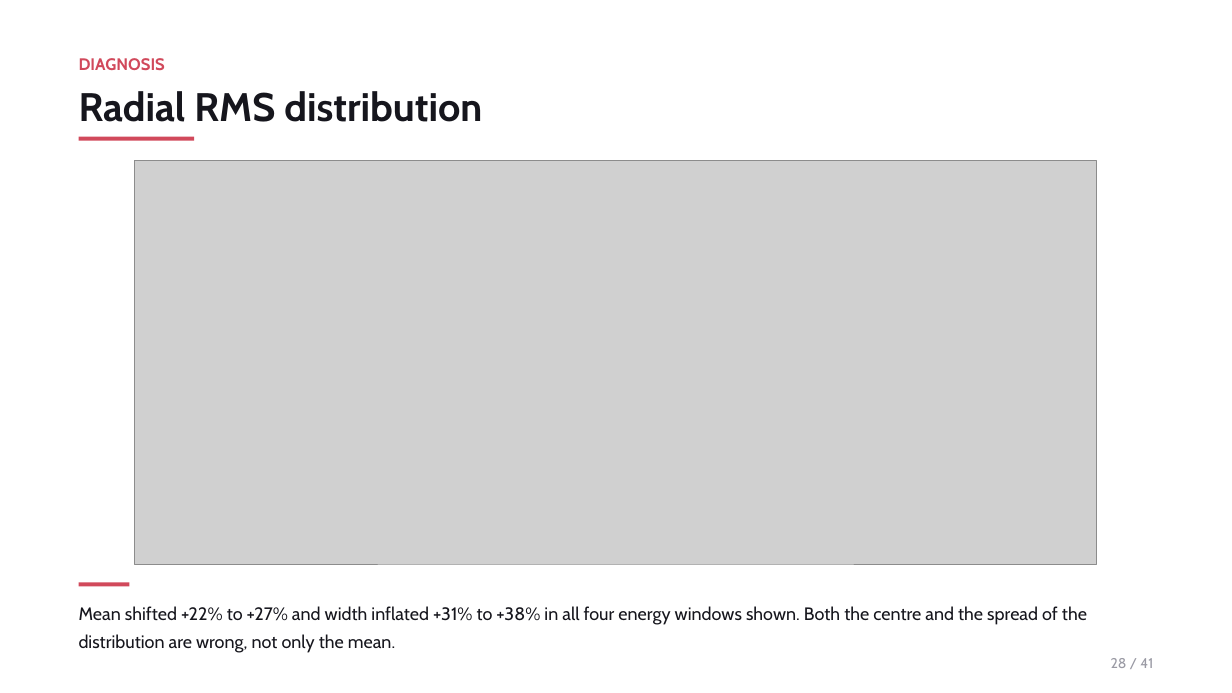
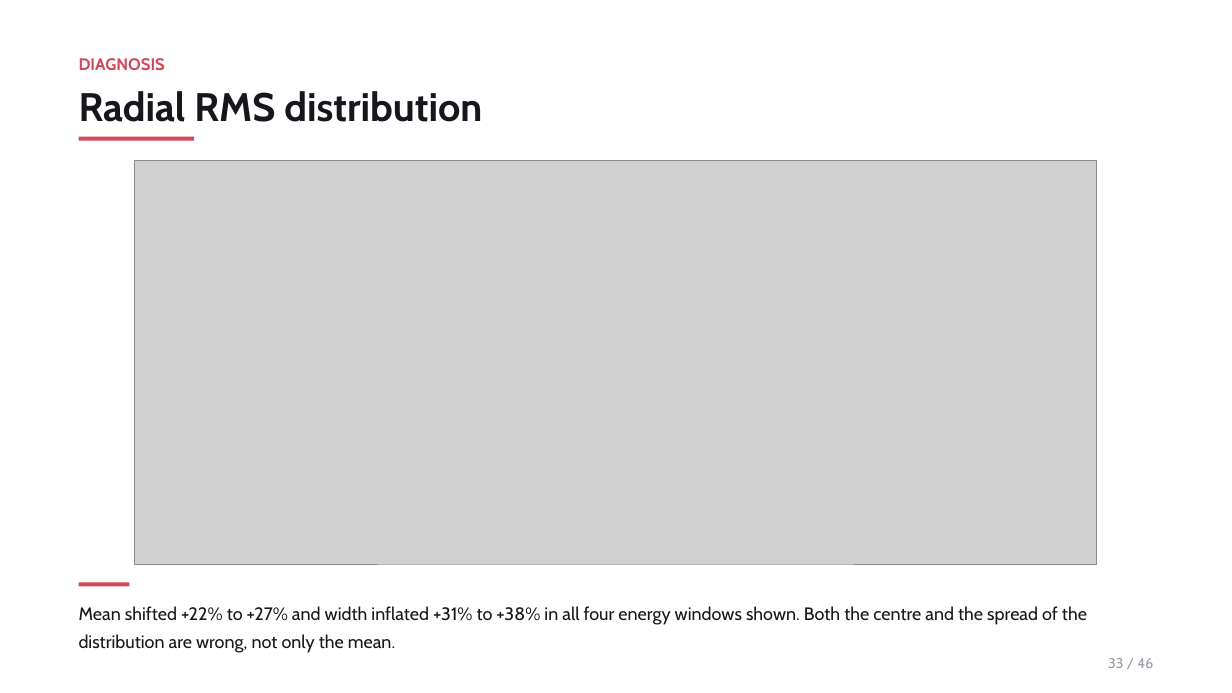
Before and after one commit to JulianAttemptsCoding/Fast-MC-CBSC, a slide deck: slide 33 of exhibition/c2st_20260728/CBSC_ZDC_FastMC_overview.pptx (slide 28 before the commit). Drawn at 1232x693 pixels with LibreOffice and Linux fonts; fonts in the diff are those of the drawing; grey boxes stand for pictures. Boxes give left, top, right and bottom in pixels: in the first picture for what was removed or moved away, otherwise in the second. Text is boxed around its words. In the diff, an @@ line names an element or a change of style, - is before the commit and + after.

```diff
--- a/exhibition/c2st_20260728/CBSC_ZDC_FastMC_overview.pptx
+++ b/exhibition/c2st_20260728/CBSC_ZDC_FastMC_overview.pptx
@@ text at box(1108, 658, 1153, 668): text changed @@
-28 / 41
+33 / 46
```
Also in this commit, not shown: 31 other slides changed, 14 slides added, 9 slides removed, 22 other files.
